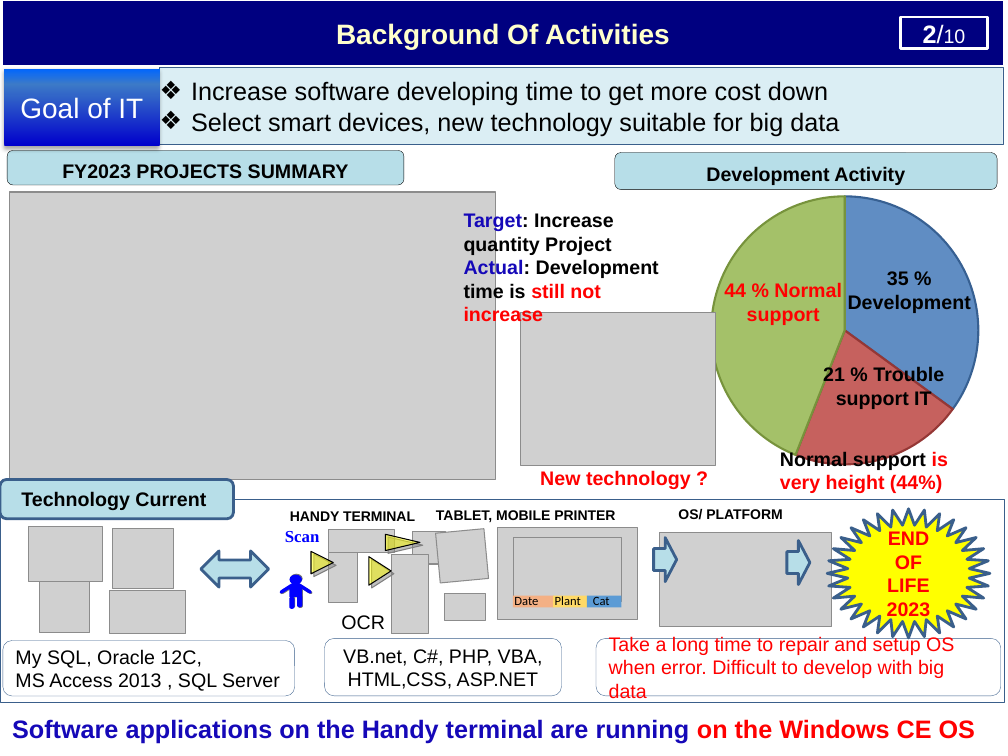
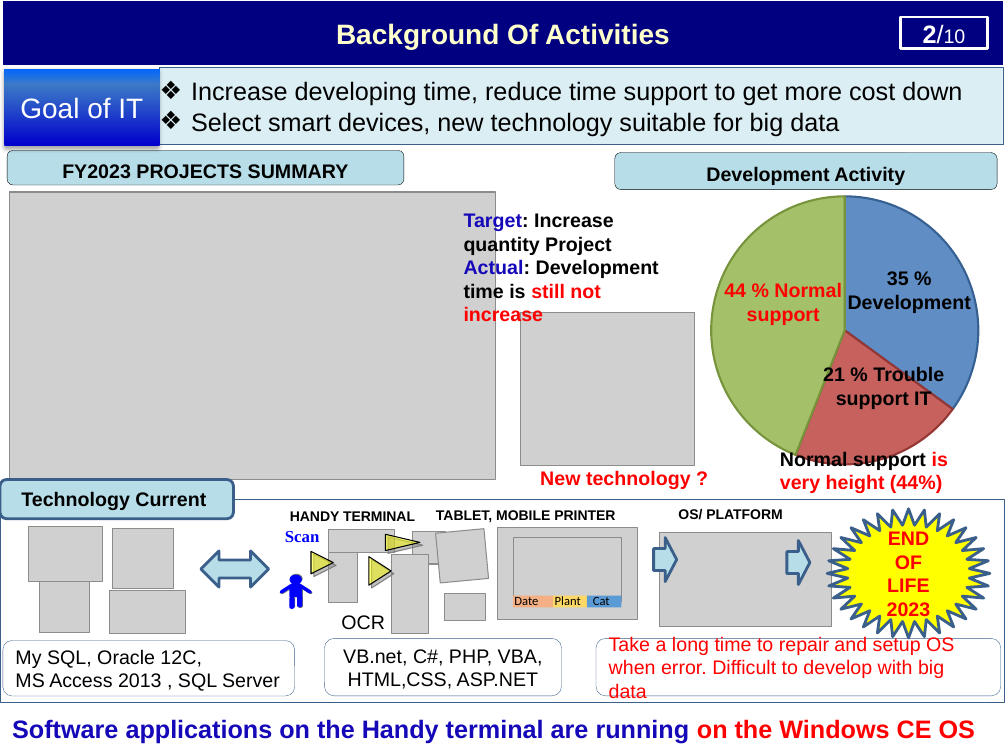
Before and after one commit to thietbicongnghevietnam/ReportPSNV, a slide deck: slide 3 of Report_test.pptx. Drawn at 1008x756 pixels with LibreOffice and Linux fonts; fonts in the diff are those of the drawing; grey boxes stand for pictures; background and template pictures are left out. Boxes give left, top, right and bottom in pixels: in the first picture for what was removed or moved away, otherwise in the second. Text is boxed around its words. In the diff, an @@ line names an element or a change of style, - is before the commit and + after.

Commit message:
04012024

```diff
--- a/Report_test.pptx
+++ b/Report_test.pptx
@@ text in rectangle at bbox=[191, 81, 962, 106]: text changed @@
-❖ Increase software developing time to get more cost down
+❖ Increase developing time, reduce time support to get more cost down
@@ picture: place and size @@
-picture at bbox=[521, 312, 716, 466]
+picture at bbox=[521, 312, 696, 466]
```
Also in this commit, not shown: 3 other slides changed, 1 slide removed.
